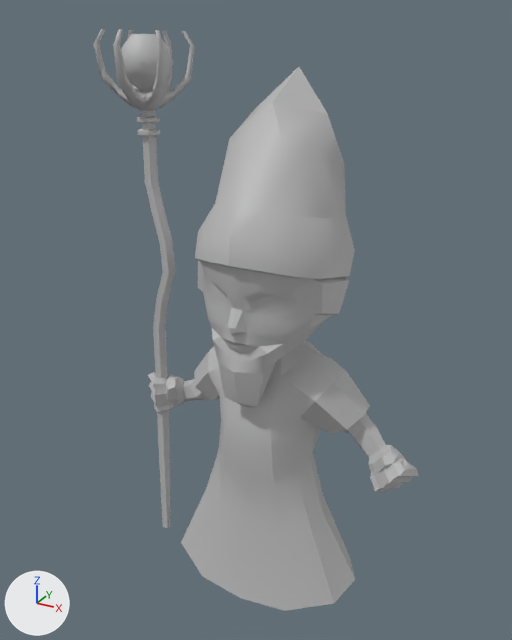
What one commit did to the FBX model Age of War 3D/Assets/Models/Units/Mage/Mage_animated_2.fbx.
The view is the same before and after, from a 50 mm camera at (1.19, -2.04, 2.35) aimed at (-0.07, 0.26, 1.21). The lights are fixed; the arrows at lower left show +X, +Y and +Z. Where no turn or scale is listed for an object, it has been applied to the vertices.

Before the edit, the objects in view are built like this:
```python
me_mesh = bpy.data.meshes.new('Mesh')
me_mesh.from_pydata(...)  # 607 vertices, 674 faces; spans x -0.65..0.63, y -0.06..0.55, z 0.0..2.16
me_mesh.materials.append(mat_lambert1)  # grey #bcbcbc
me_mesh_001 = bpy.data.meshes.new('Mesh.001')
me_mesh_001.from_pydata(...)  # 253 vertices, 253 faces; spans x -0.73..-0.39, y 0.09..0.46, z 0.0..2.29
me_mesh_001.materials.append(mat_lambert1)  # grey #bcbcbc
ob_magmesh = bpy.data.objects.new('magmesh', me_mesh)
ob_magmesh.location = (0.0, 0.0, 0.0)
ob_mec = bpy.data.objects.new('mec', me_mesh_001)
ob_mec.location = (0.0, 0.0, 0.0)
```
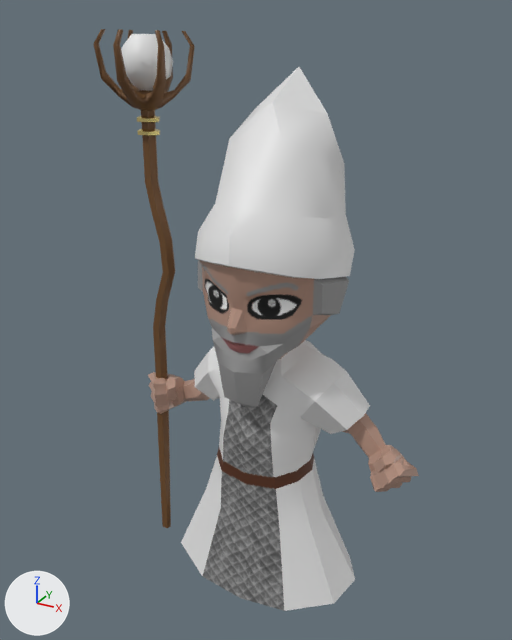
Commit message: fixed faction color for spearman and mage

Pixel boxes [x1, y1, x2, y2] of what changed, in the pictures (512 x 640 px):
part 1 of me_mesh_001, recoloured (grey to brown): [93, 29, 195, 528] in both
part 2 of me_mesh_001, recoloured (grey to white): [121, 34, 173, 91] in both
part 3 of me_mesh, recoloured: [148, 260, 419, 611] in both
part 4 of me_mesh, recoloured: [194, 340, 370, 477] in both
part 5 of me_mesh, recoloured (grey to white): [195, 67, 355, 279] in both
part 6 of me_mesh, recoloured: [181, 457, 355, 611] in both

Patch to the scene script:
```diff
--- a/Age of War 3D/Assets/Models/Units/Mage/Mage_animated_2.fbx.py
+++ b/Age of War 3D/Assets/Models/Units/Mage/Mage_animated_2.fbx.py
@@ img_mag_base_color_png @@
+img_mag_base_color_png = load_image('mag_Base_Color.png', 'Textures/Mage/mag_Base_Color.png', 512, 512, 'sRGB')
@@ img_mag_roughness_png @@
+img_mag_roughness_png = load_image('mag_Roughness.png', 'Textures/Mage/mag_Roughness.png', 512, 512, 'Non-Color')
@@ img_mag_metallic_png @@
+img_mag_metallic_png = load_image('mag_Metallic.png', 'Textures/Mage/mag_Metallic.png', 512, 512, 'Non-Color')
@@ mat_mag @@
+mat_mag = bpy.data.materials.new('mag')
+# uses the picture img_mag_base_color_png
+# uses the picture img_mag_metallic_png
+# uses the picture img_mag_roughness_png
@@ mat_color @@
+mat_color = principled_material('Color')
+mat_color.base_color = (0.8, 0.8, 0.8)  # white #e7e7e7
@@ me_mesh_001 @@
 me_mesh_001.from_pydata(...)  # 253 vertices, 253 faces; spans x -0.73..-0.39, y 0.09..0.46, z 0.0..2.29
 # used by ob_mec; location = (0.0, 0.0, 0.0)
+# me_mesh_001 part 1: 223 of the faces centred in x -0.71..-0.4, y 0.1..0.45, z 0.0..2.29 switch from mat_lambert1 (grey #bcbcbc) to mat_mag
+# me_mesh_001 part 2: all 30 faces centred in x -0.64..-0.48, y 0.19..0.37, z 2.09..2.27 switch from mat_lambert1 (grey #bcbcbc) to mat_color (white #e7e7e7)
@@ me_mesh @@
 me_mesh.from_pydata(...)  # 607 vertices, 674 faces; spans x -0.65..0.63, y -0.06..0.55, z 0.0..2.16
 # used by ob_magmesh; location = (0.0, 0.0, 0.0)
+# me_mesh part 3: 518 of the faces centred in x -0.6..0.61, y -0.06..0.51, z 0.0..1.49 switch from mat_lambert1 (grey #bcbcbc) to mat_mag
+# me_mesh part 4: 71 of the faces centred in x -0.34..0.34, y 0.1..0.44, z 0.7..1.11 switch from mat_lambert1 (grey #bcbcbc) to mat_color (white #e7e7e7)
+# me_mesh part 5: 65 of the faces centred in x -0.28..0.29, y -0.05..0.53, z 1.4..2.07 switch from mat_lambert1 (grey #bcbcbc) to mat_color (white #e7e7e7)
+# me_mesh part 6: 20 of the faces centred in x -0.33..0.33, y 0.08..0.47, z 0.21..0.51 switch from mat_lambert1 (grey #bcbcbc) to mat_color (white #e7e7e7)
```
